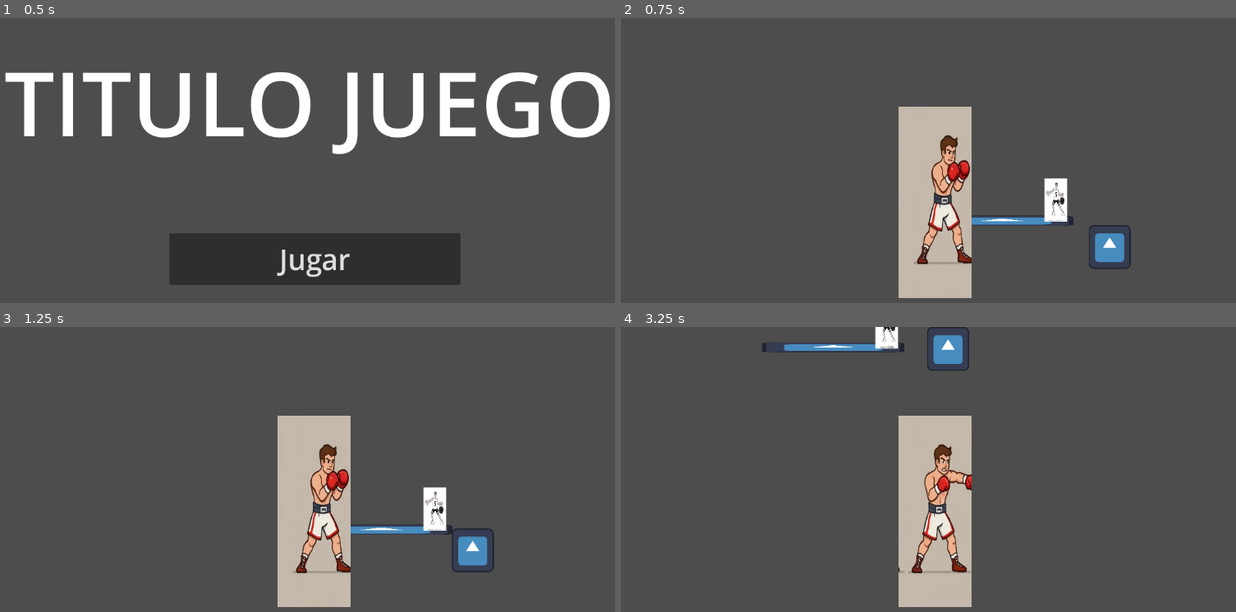
Above: before the commit, frames 1-4 (two rows, left to right).
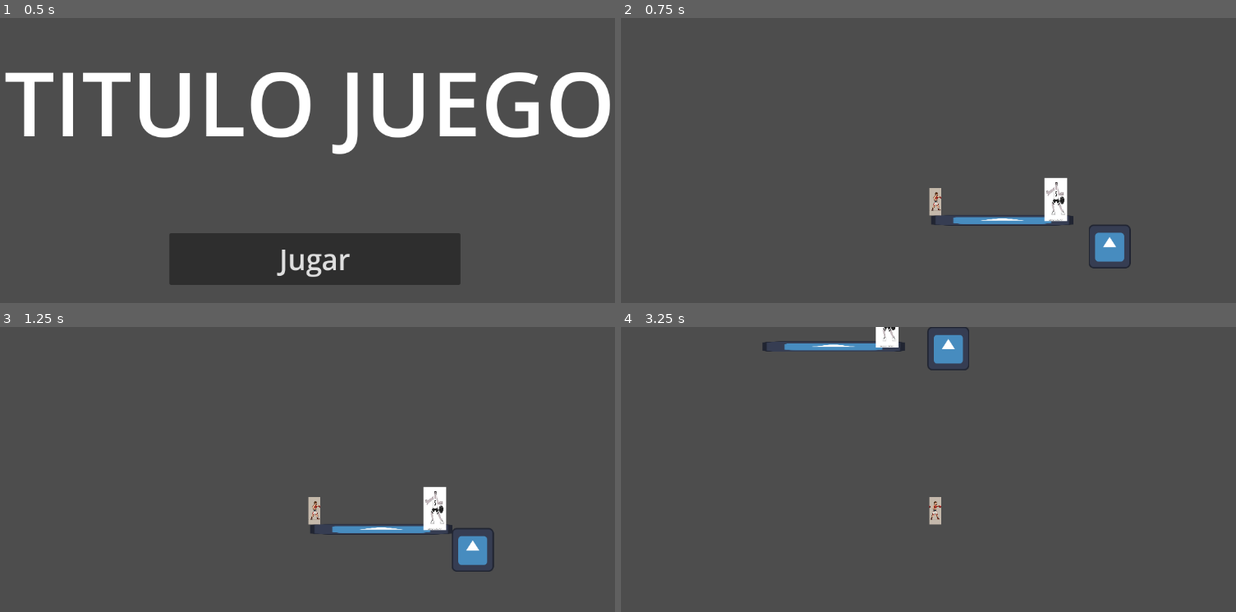
Above: after the commit, the same moments.

Repository: Matrosbu/BGJ2025GrupoSigma
Game: Godot game, scene res://MenuPrincipal.tscn
Same seed, same stepped clock (60 frames per second), same inputs: the game is played once before the commit and once after it. The engine's default icon, where the game draws it, is replaced by a stand-in: a white triangle on a blue panel in a dark square.
Inputs:
- Up to frame 1 (0.5 s): no input
- Up to frame 2 (0.75 s): click "Jugar" at 0.5 s
- Up to frame 3 (1.25 s): no input
- Up to frame 4 (3.25 s): tap Enter (start) at 1.25, 2.1 s; hold Right (ui_right) 1.28-2.78 s; tap C (attack) at 1.35, 2.85 s; tap Space (jump) at 1.52, 2.27 s; hold Left (ui_left) from 2.78 s (still down)

Frame 1 is identical in both runs. In frame 2, 8.2% of the frame differs, in the area x 45-83%, y 31-99%; in frame 3, 8.2%; in frame 4, 8.3%, in the area x 22-58%, y 0-99%.

Commit message:
arreglos de hitbox

Diff:
--- a/GameJam2025/bahia-game-jam-2025/juego/jugador.tscn
+++ b/GameJam2025/bahia-game-jam-2025/juego/jugador.tscn
@@ -3,13 +3,6 @@
 [ext_resource type="Script" uid="uid://bx6qfmxs4x33r" path="res://juego/jugador.gd" id="1_uljyr"]
 [ext_resource type="Texture2D" uid="uid://bux6f8h4gm3bg" path="res://PlaceHoldersArte/bomhqZnTQyqVsW-YJh6tcw.webp" id="2_6ekb8"]
 [ext_resource type="Texture2D" uid="uid://cjjtn8kvi3pj" path="res://icon.svg" id="3_nma2j"]
-
-[sub_resource type="RectangleShape2D" id="RectangleShape2D_m64gt"]
-size = Vector2(20, 48)
-
-[sub_resource type="AtlasTexture" id="AtlasTexture_m64gt"]
-atlas = ExtResource("2_6ekb8")
-region = Rect2(0, 448, 256, 448)
 
 [sub_resource type="AtlasTexture" id="AtlasTexture_htr4d"]
 atlas = ExtResource("2_6ekb8")
@@ -27,12 +20,13 @@
 atlas = ExtResource("2_6ekb8")
 region = Rect2(1024, 448, 256, 448)
 
+[sub_resource type="AtlasTexture" id="AtlasTexture_m64gt"]
+atlas = ExtResource("2_6ekb8")
+region = Rect2(0, 448, 256, 448)
+
 [sub_resource type="SpriteFrames" id="SpriteFrames_x3eyv"]
 animations = [{
 "frames": [{
-"duration": 1.0,
-"texture": SubResource("AtlasTexture_m64gt")
-}, {
 "duration": 1.0,
 "texture": SubResource("AtlasTexture_htr4d")
 }, {
@@ -44,6 +38,9 @@
 }, {
 "duration": 1.0,
 "texture": SubResource("AtlasTexture_cvt5f")
+}, {
+"duration": 1.0,
+"texture": SubResource("AtlasTexture_m64gt")
 }],
 "loop": false,
 "name": &"attack",
@@ -59,19 +56,20 @@
 }]
 
 [sub_resource type="RectangleShape2D" id="RectangleShape2D_6ekb8"]
-size = Vector2(137, 40.5)
+size = Vector2(26.75, 8.625)
 
 [sub_resource type="RectangleShape2D" id="RectangleShape2D_uljyr"]
-size = Vector2(64, 97)
+size = Vector2(14, 44)
+
+[sub_resource type="RectangleShape2D" id="RectangleShape2D_m64gt"]
+size = Vector2(21, 48)
 
 [node name="jugador" type="CharacterBody2D"]
 script = ExtResource("1_uljyr")
 
-[node name="HitboxFisica" type="CollisionShape2D" parent="."]
-shape = SubResource("RectangleShape2D_m64gt")
-
 [node name="Sprite" type="AnimatedSprite2D" parent="."]
-scale = Vector2(0.5, 0.75)
+position = Vector2(0.5000019, -0.9999962)
+scale = Vector2(0.08203124, 0.10714287)
 sprite_frames = SubResource("SpriteFrames_x3eyv")
 animation = &"attack"
 
@@ -79,15 +77,21 @@
 position = Vector2(33, 49)
 
 [node name="AttackHitbox" type="CollisionShape2D" parent="HitboxGolpe"]
-visible = false
-position = Vector2(66, -50)
+position = Vector2(-15, -57)
 shape = SubResource("RectangleShape2D_6ekb8")
+debug_color = Color(1, 0.0013254246, 0.09850671, 0.41960785)
 
 [node name="HurtBox" type="Area2D" parent="."]
 
 [node name="CollisionShape2D" type="CollisionShape2D" parent="HurtBox"]
-position = Vector2(-1, -0.5)
+position = Vector2(0, 1)
 shape = SubResource("RectangleShape2D_uljyr")
+debug_color = Color(0.84494513, 0.0010248, 0.91316384, 0.41960785)
+
+[node name="HitboxFisica" type="CollisionShape2D" parent="."]
+position = Vector2(0.5, -1)
+shape = SubResource("RectangleShape2D_m64gt")
+debug_color = Color(0, 0.56141794, 0.8800112, 0.41960785)
 
 [node name="Camera2D" type="Camera2D" parent="."]
 
